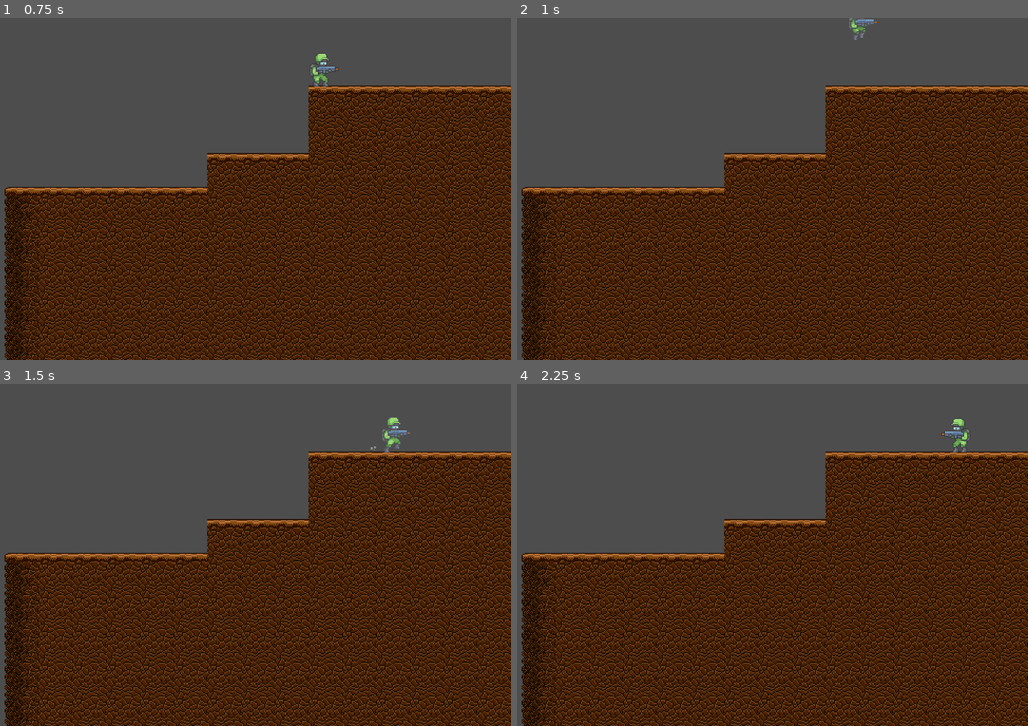
Above: before the commit, frames 1-4 (two rows, left to right).
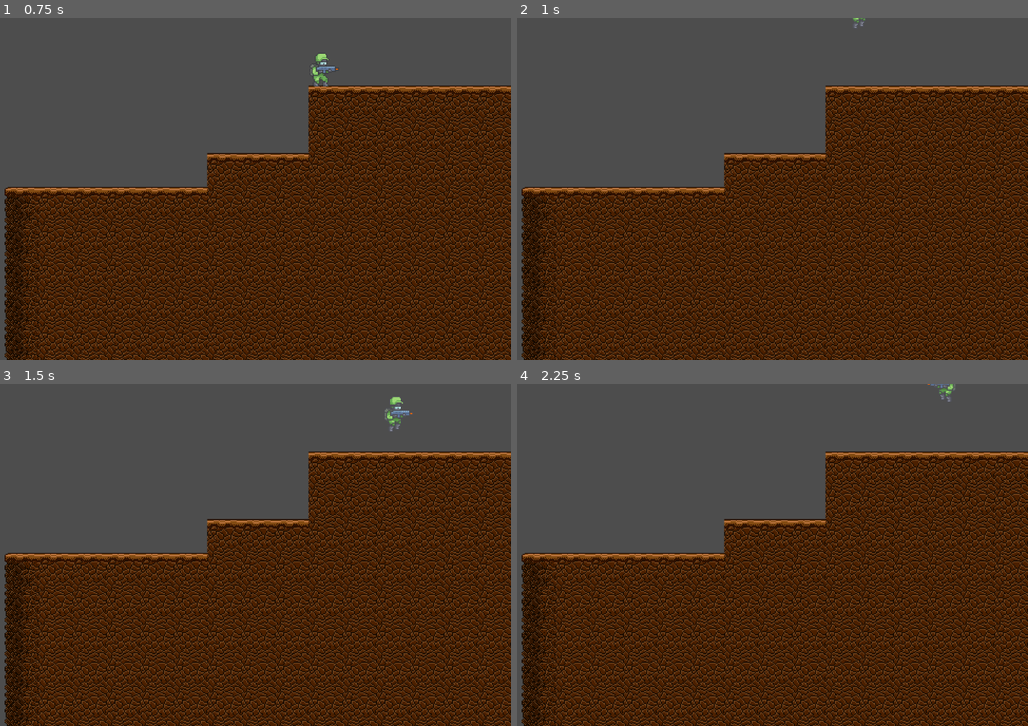
Above: after the commit, the same moments.

Repository: code-rizzard/TeamGunner
Game: Godot game, scene res://main.tscn
Two runs of this game, one before a commit and one after it. Both use one fixed random seed, a clock stepped at 60 frames per second and the inputs below.
Inputs:
- Up to frame 1 (0.75 s): tap Enter at 0.5 s; hold D (move_right) from 0.53 s (still down); hold S (crouch) from 0.53 s (still down)
- Up to frame 2 (1 s): keep holding D (move_right); keep holding S (crouch); tap Space (jump) at 0.77, 0.8 s
- Up to frame 3 (1.5 s): keep holding D (move_right); tap Space (jump) at 1.07, 1.35 s; release S (crouch) at 1.28 s
- Up to frame 4 (2.25 s): tap Space (jump) at 1.52, 1.82 s; tap S (crouch) at 1.55 s; release D (move_right) at 2.03 s; hold A (move_left) from 2.03 s (still down); hold S (crouch) from 2.03 s (still down)

Frame 1 is identical in both runs. In frame 2, 0.1% of the frame differs, in the area x 65-71%, y 0-7%; in frame 3, 0.3%, in the area x 72-81%, y 3-21%; in frame 4, 0.3%.

Commit message:
Added crouch jump

Diff:
--- a/player.tscn
+++ b/player.tscn
@@ -271,8 +271,10 @@
 crouch_state = NodePath("../Crouch")
 fall_state = NodePath("../FallState")
 
-[node name="JumpState" type="Node" parent="StateMachine" node_paths=PackedStringArray("fall_state")]
+[node name="JumpState" type="Node" parent="StateMachine" node_paths=PackedStringArray("jump_state", "crouch_state", "fall_state")]
 script = ExtResource("11_adj8n")
+jump_state = NodePath(".")
+crouch_state = NodePath("../Crouch")
 fall_state = NodePath("../FallState")
 
 [node name="Crouch" type="Node" parent="StateMachine" node_paths=PackedStringArray("idle_state", "jump_state")]
--- a/src/states/player/jump_state.gd
+++ b/src/states/player/jump_state.gd
@@ -6,3 +6,5 @@
 	super(prev_state)
 	self.parent.anim_player.play("jump")
 	parent.velocity.y = -parent.jump_velocity
+	if prev_state == crouch_state:
+		parent.velocity.y = -sqrt(2*parent.gravity*(parent.jump_height + 0.6) * 32)
